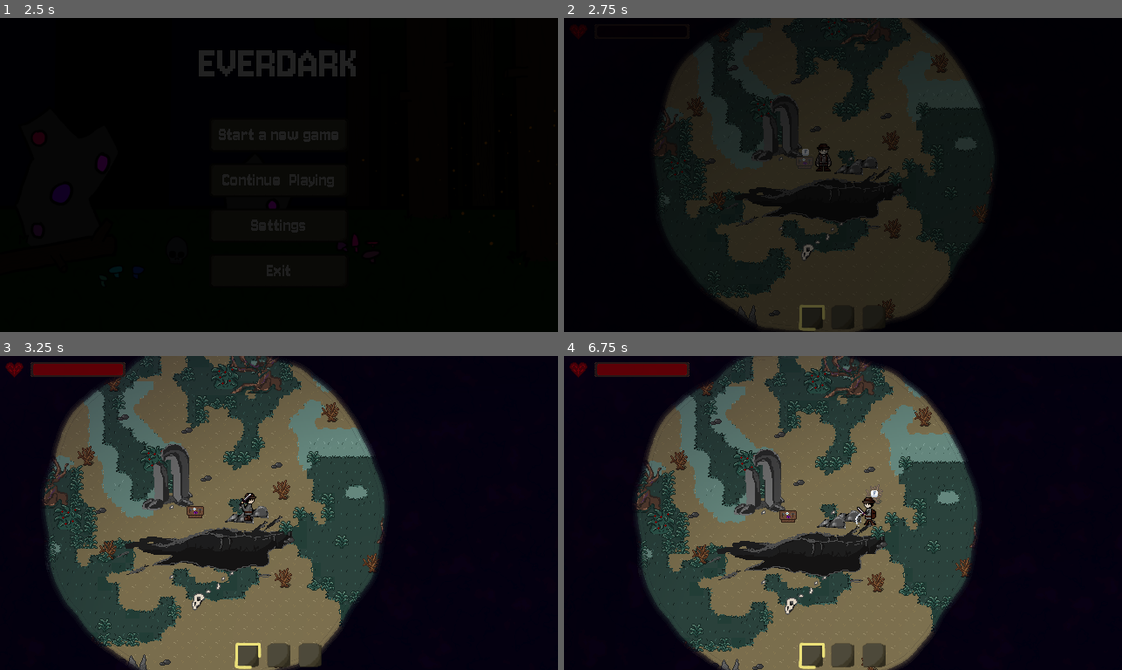
Above: before the commit, frames 1-4 (two rows, left to right).
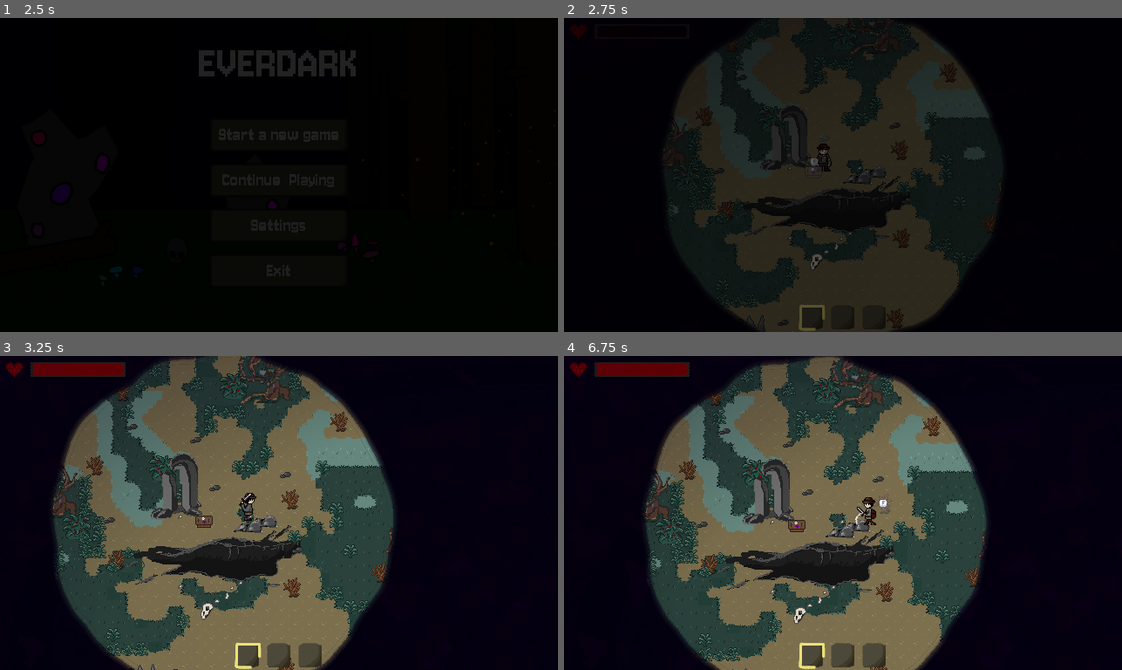
Above: after the commit, the same moments.

Repository: TimoRoggel/EverDark
Game: Godot game, scene res://UI/Main menu/main_menu.tscn
The game is run twice, just before and just after one commit, with the same random seed, the same clock (stepped at 60 frames per second) and the same inputs. The engine's default icon, where the game draws it, is replaced by a stand-in: a white triangle on a blue panel in a dark square. Sound files missing from this copy of the repository are replaced by a short silence.
Inputs (mouse positions are in pixels of both pictures, inside the frame that each line leads up to):
- Up to frame 1 (2.5 s): click "Start a new game" at 0.5 s; click "Start a new game" at 1.25 s; click "OK" at 2 s
- Up to frame 2 (2.75 s): no input
- Up to frame 3 (3.25 s): tap Enter at 2.75 s; move the mouse to (401, 497) at 2.77 s; hold D (right) from 2.78 s (still down); hold Q (drop_item) from 2.78 s (still down); click (401, 497) at 2.92 s
- Up to frame 4 (6.75 s): release D (right) at 3.5 s; release Q (drop_item) at 3.5 s; drag from (731, 528) to (820, 500) at 3.52 s; move the mouse to (898, 443) at 4.27 s; hold D (right) 4.28-5 s; hold Right mouse button (block) 4.28-5 s; tap Q (drop_item) at 4.55 s; drag from (815, 575) to (770, 516) at 5.02 s; move the mouse to (1010, 560) at 5.77 s; hold A (left) 5.78-6.5 s; hold Q (drop_item) 5.78-6.5 s; drag from (675, 465) to (820, 487) at 6.52 s

Frame 1 is identical in both runs. In frame 2, 9.9% of the frame differs, in the area x 16-79%, y 0-100%; in frame 3, 21%; in frame 4, 22%, in the area x 12-76%, y 0-100%.

Commit message:
fixed double loading

Diff:
--- a/scenes/levels/world.tscn
+++ b/scenes/levels/world.tscn
@@ -1,10 +1,9 @@
-[gd_scene load_steps=25 format=4 uid="uid://dgp8wphrgdusy"]
+[gd_scene load_steps=24 format=4 uid="uid://dgp8wphrgdusy"]
 
 [ext_resource type="Script" uid="uid://cgowfsimcmpcr" path="res://scripts/tools/world_state.gd" id="1_px3xn"]
 [ext_resource type="PackedScene" uid="uid://ymxr4fas105j" path="res://scenes/characters/player.tscn" id="2_7k8c1"]
 [ext_resource type="PackedScene" uid="uid://dw3msgvb1ai4b" path="res://scenes/characters/stone.tscn" id="4_xidr1"]
 [ext_resource type="PackedScene" uid="uid://b47pfp0hgfl86" path="res://scenes/characters/metal.tscn" id="5_y40x4"]
-[ext_resource type="PackedScene" uid="uid://2sk6w6jiy3ng" path="res://scenes/crafting/crafting.tscn" id="6_gy5pc"]
 [ext_resource type="PackedScene" uid="uid://c3uq6e0ebj040" path="res://scenes/characters/carcas.tscn" id="6_q418o"]
 [ext_resource type="PackedScene" uid="uid://ben57b4iih2at" path="res://scenes/characters/tree.tscn" id="7_pj0xw"]
 [ext_resource type="PackedScene" uid="uid://dl655ix05mcka" path="res://scenes/characters/hole.tscn" id="8_dp8al"]
@@ -2722,9 +2721,6 @@
 max_radius = 240.0
 metadata/_custom_type_script = "uid://chjcoikfv18ob"
 
-[node name="initial_crafting_table" parent="." instance=ExtResource("6_gy5pc")]
-position = Vector2(-12, 8)
-
 [node name="Chest" parent="." instance=ExtResource("9_f1v6p")]
 visible = false
 position = Vector2(-959, -141)
--- a/scripts/components/build_component.gd
+++ b/scripts/components/build_component.gd
@@ -21,7 +21,7 @@
 
 static func place_item(item: int, pos: Vector2) -> void:
 	var scene: Node2D = PLACEABLE_SCENES[item].instantiate()
-	Engine.get_main_loop().current_scene.add_child(scene)
+	Engine.get_main_loop().current_scene.add_child.call_deferred(scene)
 	scene.global_position = pos
 	WorldStateSaver.placed_items[scene.name] = [item, pos]
 
--- a/scripts/globals/save_system.gd
+++ b/scripts/globals/save_system.gd
@@ -61,7 +61,6 @@
 
 func track(key: String, getter: Callable, setter: Callable, default: Variant = null) -> void:
 	player().trackers[key] = { "getter": getter, "setter": setter, "default": default }
-	save_manager.load_data.call_deferred(key)
 
 func untrack(key) -> void:
 	player().trackers.erase(key)
--- a/scripts/globals/world_state_saver.gd
+++ b/scripts/globals/world_state_saver.gd
@@ -1,9 +1,9 @@
 extends Node
 
-var dropped_items: Dictionary[String, Array] = {}
-var placed_items: Dictionary[String, Array] = { "initial_crafting_table": [3, Vector2(-12.0, 8.0)] }
+var dropped_items: Dictionary = {}
+var placed_items: Dictionary = { "initial_crafting_table": [3, Vector2(-12.0, 8.0)] }
 var destroyed_items: PackedStringArray = []
-var chest_contents: Dictionary[String, Dictionary] = {}
+var chest_contents: Dictionary = {}
 
 func get_world_state() -> Dictionary:
 	return {
@@ -16,22 +16,22 @@
 func set_world_state(state: Dictionary) -> void:
 	if state.is_empty():
 		return
-	dropped_items = state["dropped_items"]
-	placed_items = state["placed_items"]
-	destroyed_items = state["destroyed_items"]
-	chest_contents = state["chest_contents"]
+	dropped_items = state.get("dropped_items", {})
+	placed_items = state.get("placed_items", {})
+	destroyed_items = state.get("destroyed_items", [])
+	chest_contents = state.get("chest_contents", {})
 	drop_items()
 	place_items()
 	destroy_items()
 
 func drop_items() -> void:
-	var copy: Dictionary[String, Array] = dropped_items.duplicate()
+	var copy: Dictionary = dropped_items.duplicate()
 	dropped_items.clear()
 	for item: Array in copy.values():
 		DroppedItem2D.drop(item[0], item[1], item[2], false)
 
 func place_items() -> void:
-	var copy: Dictionary[String, Array] = placed_items.duplicate()
+	var copy: Dictionary = placed_items.duplicate()
 	placed_items.clear()
 	for item: Array in copy.values():
 		BuildComponent.place_item(item[0], item[1])
--- a/scripts/structs/save_system/player_save_object.gd
+++ b/scripts/structs/save_system/player_save_object.gd
@@ -19,7 +19,9 @@
 	file_id = data.get("file_id", -1)
 
 	if file_id == SaveSystem.options.active_save_file:
-		await Engine.get_main_loop().current_scene.ready
+		if !Engine.get_main_loop().current_scene.is_node_ready():
+			await Engine.get_main_loop().current_scene.ready
+		await Engine.get_main_loop().physics_frame
 		for key: String in trackers.keys():
 			load_specific(data, key)
 
--- a/scripts/tools/world_state.gd
+++ b/scripts/tools/world_state.gd
@@ -1,4 +1,4 @@
 class_name WorldState extends Node
 
 func _ready() -> void:
-	SaveSystem.track("world_state", WorldStateSaver.get_world_state, WorldStateSaver.set_world_state, {})
+	SaveSystem.track("world_state", WorldStateSaver.get_world_state, WorldStateSaver.set_world_state, {"placed_items": { "initial_crafting_table": [3, Vector2(-12.0, 8.0)] }})
